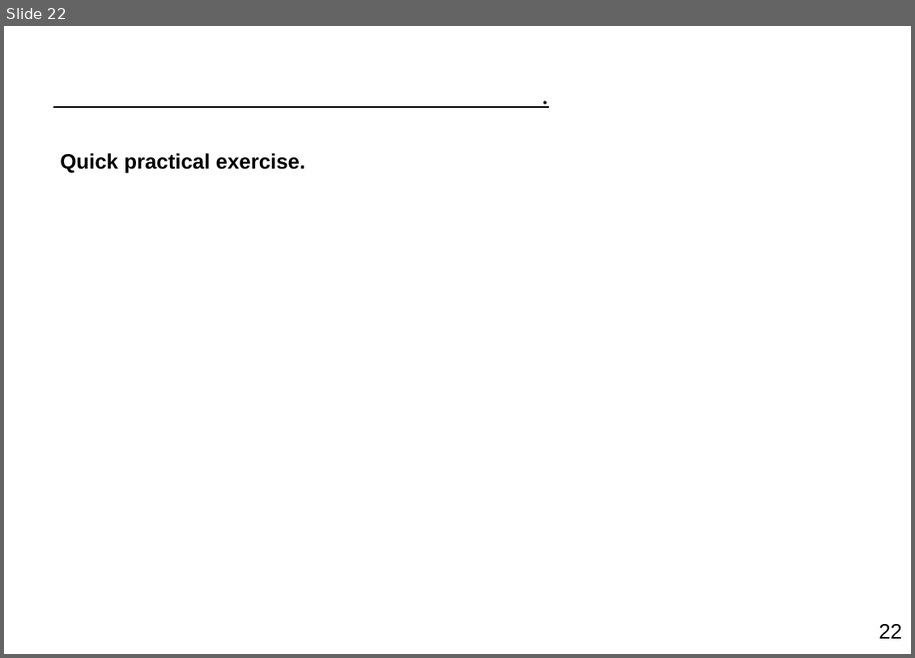
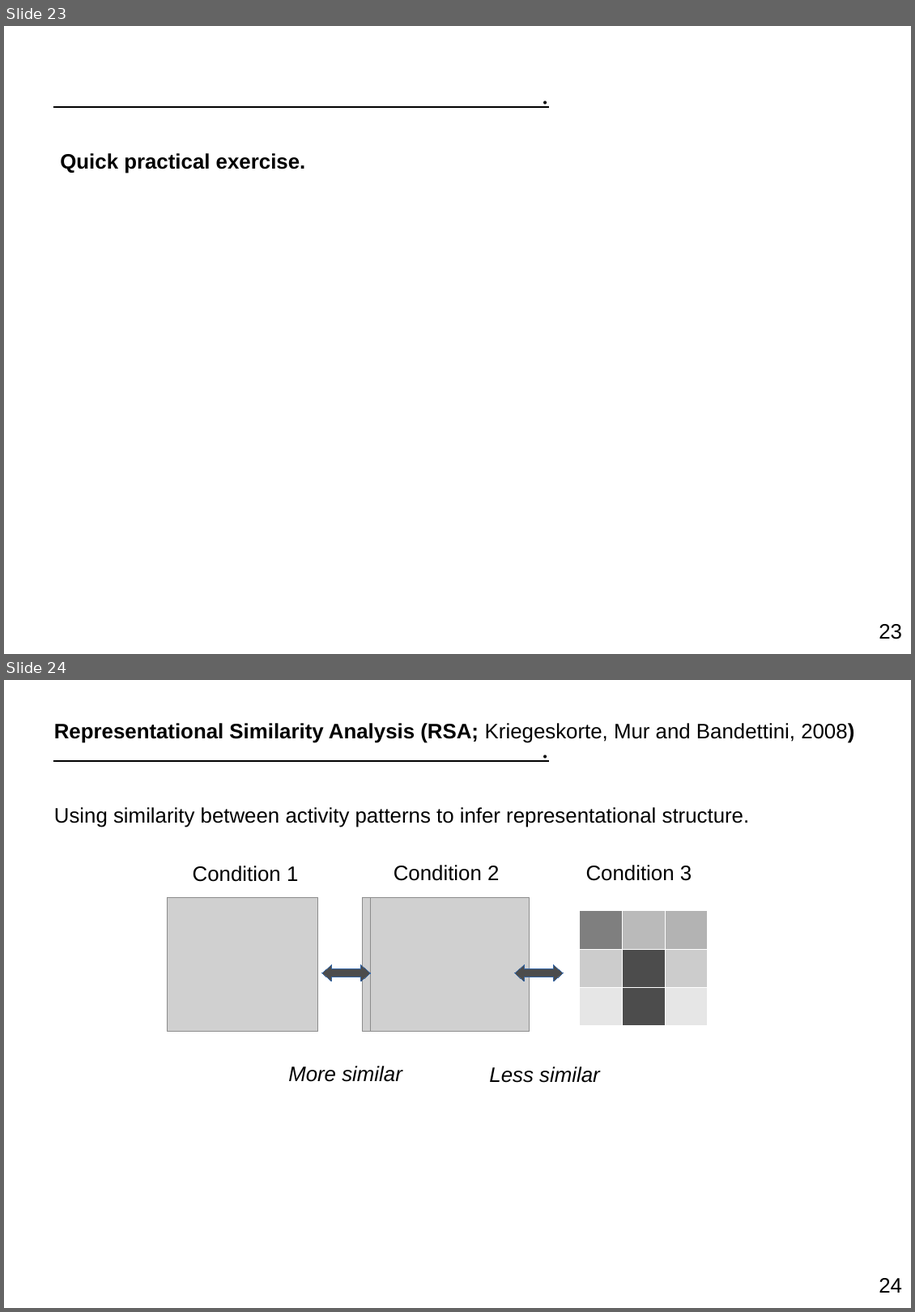
Before and after one commit to ortiztud/fmri_analysis_intro, a slide deck: slides/slides_session-5.pptx. Shown one above the other, each under a label of ours: slide 22 before the commit, slides 23 and 24 after it. The pictures are 915x658 and 915x1312 pixels, drawn with LibreOffice and Linux fonts; fonts in the diff are those of the drawing; grey boxes stand for pictures. Boxes give left, top, right and bottom in pixels: in the first picture for what was removed or moved away, otherwise in the second. Text is boxed around its words. In the diff, an @@ line names an element or a change of style, - is before the commit and + after.

```diff
--- a/slides/slides_session-5.pptx
+++ b/slides/slides_session-5.pptx
@@ slide 24 added at [4, 680, 911, 1308], background #FFFFFF @@
@@ text added at [45, 726, 889, 772], 24 pt, text #000000, underline @@
+.
@@ text added at [54, 723, 854, 743], 18 pt, text #000000, bold @@
+Representational Similarity Analysis (RSA; Kriegeskorte, Mur and Bandettini, 2008)
@@ text added at [54, 807, 750, 827], 18 pt, text #000000 @@
+Using similarity between activity patterns to infer representational structure.
@@ text added at [193, 865, 298, 882], 18 pt, text #000000 @@
+Condition 1
@@ text added at [394, 865, 499, 881], 18 pt, text #000000 @@
+Condition 2
@@ text added at [586, 865, 692, 881], 18 pt, text #000000 @@
+Condition 3
@@ picture added at [168, 898, 317, 1032] @@
@@ picture added at [363, 898, 522, 1032] @@
@@ picture added at [371, 898, 530, 1032] @@
@@ table added at [579, 910, 708, 1026], 3 rows, 3 columns @@
+ |  | 
+ |  | 
+ |  | 
@@ freeform shape added at [322, 965, 371, 981], fill #4C4C4C, outline #3465A4 0.75 pt @@
@@ freeform shape added at [515, 965, 564, 981], fill #4C4C4C, outline #3465A4 0.75 pt @@
@@ text added at [288, 1066, 403, 1082], 18 pt, text #000000, italic @@
+More similar
@@ text added at [489, 1066, 600, 1083], 18 pt, text #000000, italic @@
+Less similar
@@ page number added at [879, 1278, 902, 1292], 18 pt, text #000000 @@
+24
@@ what was slide 22 is now slide 23 @@
@@ page number at [879, 624, 902, 639]: text changed @@
-22
+23
```
Also in this commit, not shown: 1 slide changed, 4 other slides added, 2 other files.
